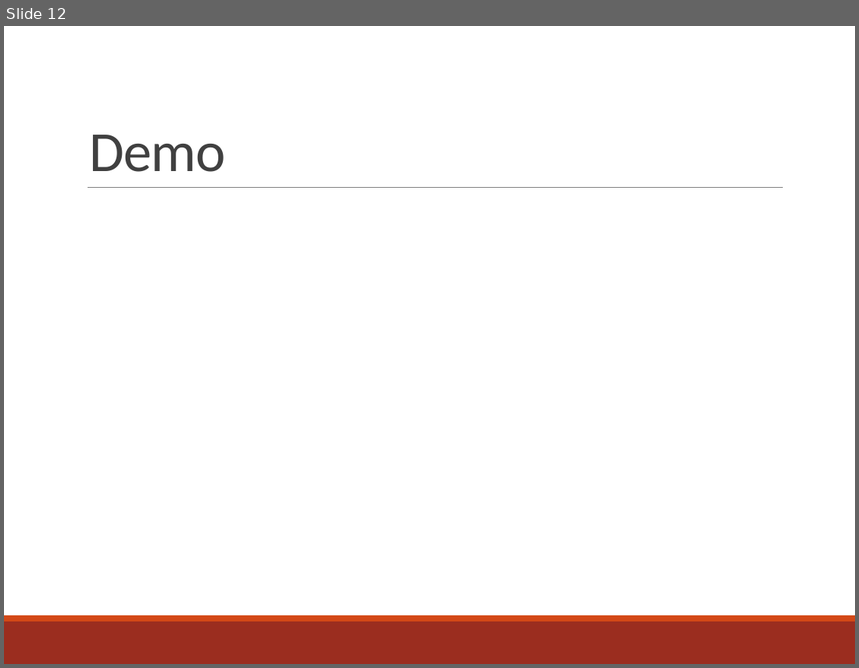
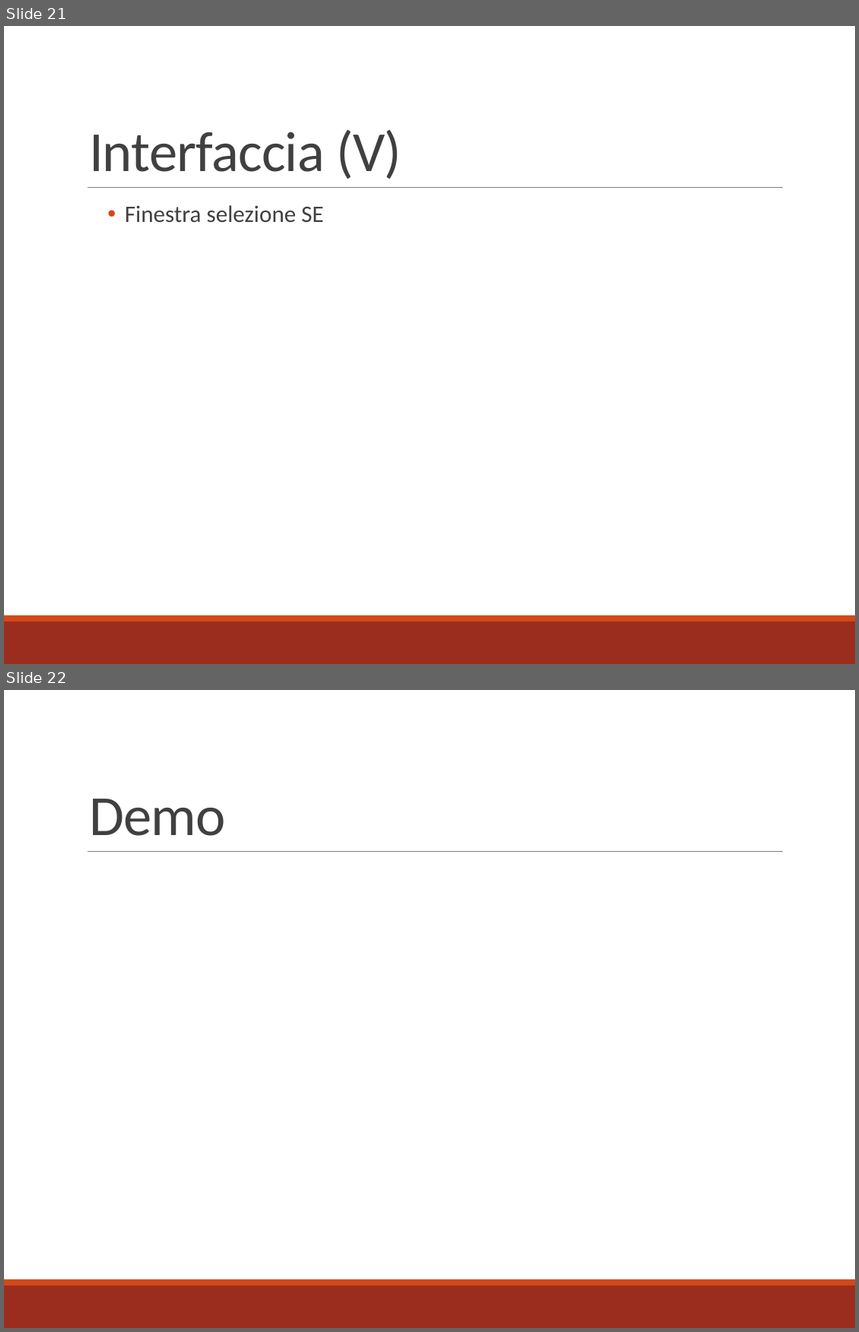
Before and after one commit to mbosc/scartch, a slide deck: Presentazione.pptx. Shown one above the other, each under a label of ours: slide 12 before the commit, slides 21 and 22 after it. The pictures are 859x668 and 859x1332 pixels, drawn with LibreOffice and Linux fonts; fonts in the diff are those of the drawing. Boxes give left, top, right and bottom in pixels: in the first picture for what was removed or moved away, otherwise in the second. Text is boxed around its words. In the diff, an @@ line names an element or a change of style, - is before the commit and + after.

```diff
--- a/Presentazione.pptx
+++ b/Presentazione.pptx
@@ slide 21 added at (x1=4, y1=26, x2=855, y2=664), background #FFFFFF; not listed: 3 template elements that a slide beside it also shows @@
@@ title added at (x1=89, y1=129, x2=401, y2=179), 48 pt, text #404040 @@
+Interfaccia (V)
@@ text added at (x1=125, y1=205, x2=324, y2=223), 20 pt, text #404040 @@
+  • Finestra selezione SE
@@ what was slide 12 is now slide 22 @@
```
Also in this commit, not shown: 7 slides changed, 10 other slides added, 1 slide removed, 18 other files.
